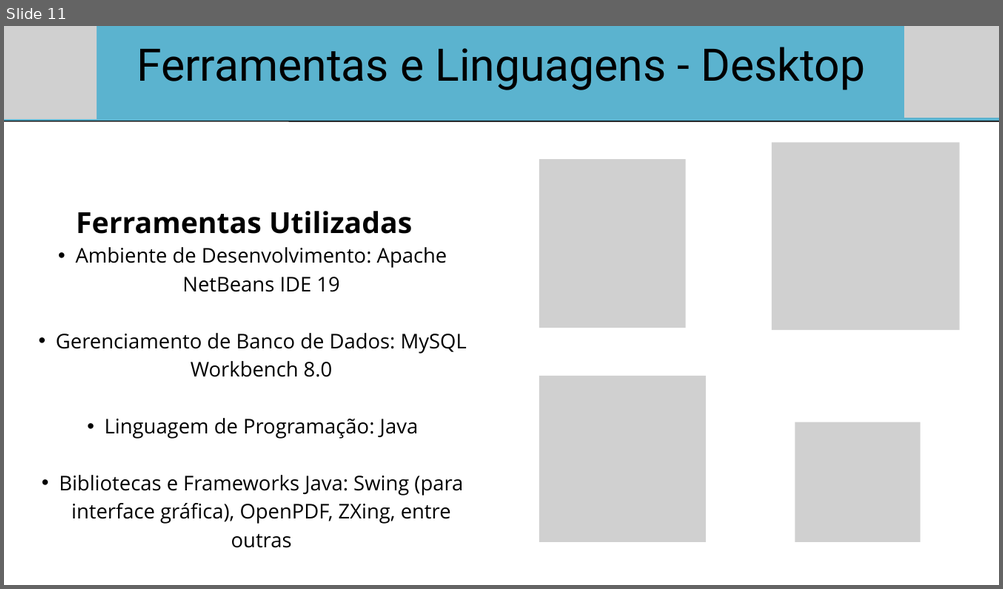
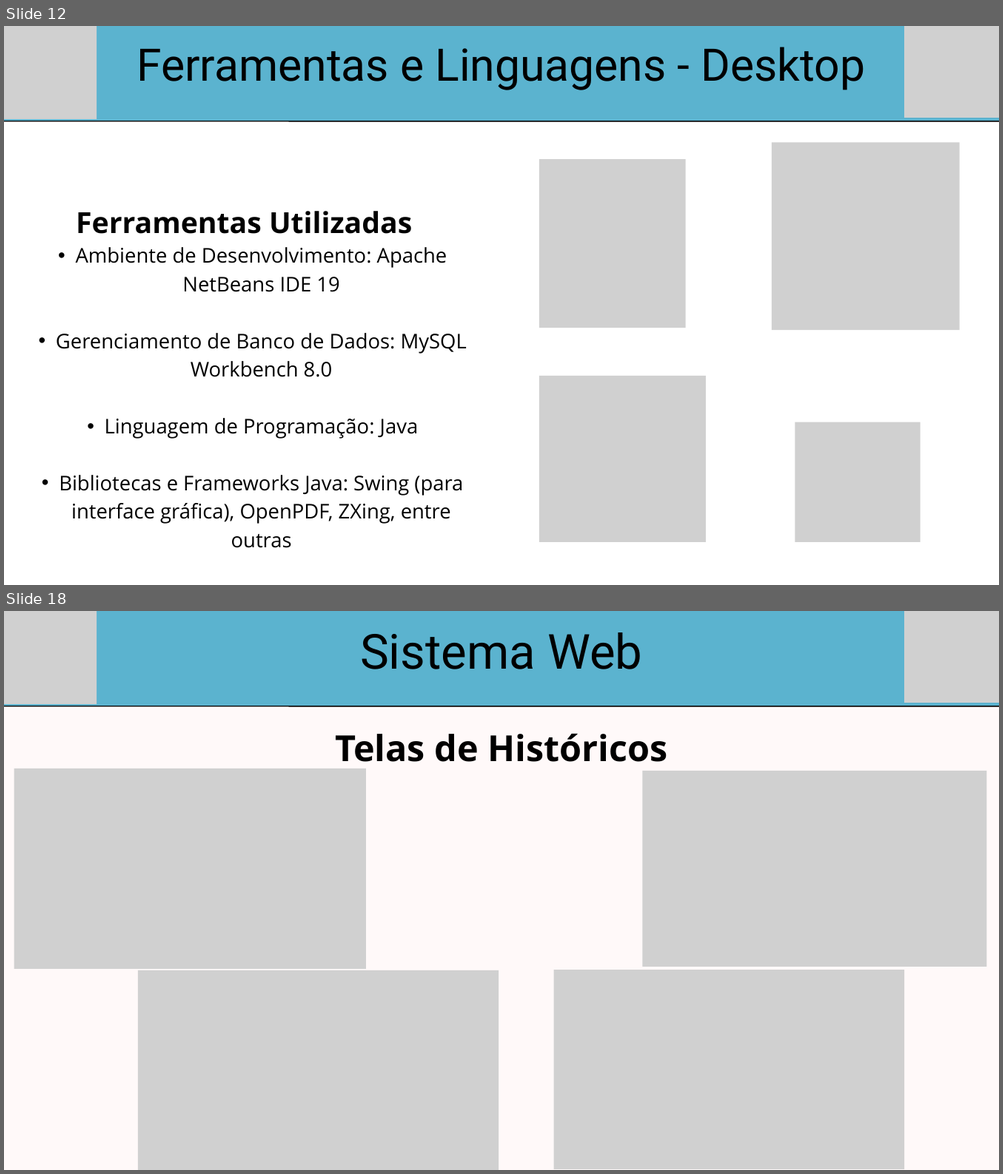
Before and after one commit to Bandclay-j/projeto_integrador_telemedicina, a slide deck: documentacao/TeleMedicina.pptx. Shown one above the other, each under a label of ours: slide 11 before the commit, slides 12 and 18 after it; the slides between them are not shown. The pictures are 1003x589 and 1003x1174 pixels, drawn with LibreOffice and Linux fonts; fonts in the diff are those of the drawing; grey boxes stand for pictures. Boxes give left, top, right and bottom in pixels: in the first picture for what was removed or moved away, otherwise in the second. Text is boxed around its words. In the diff, an @@ line names an element or a change of style, - is before the commit and + after.

```diff
--- a/documentacao/TeleMedicina.pptx
+++ b/documentacao/TeleMedicina.pptx
@@ slide 18 added at bbox=[4, 611, 999, 1170], background #FFF9F9 @@
@@ freeform shape added at bbox=[4, 611, 999, 706], fill #5BB3CF @@
@@ picture added at bbox=[4, 611, 96, 704] @@
@@ text added at bbox=[360, 632, 642, 669], 70 pt, text #000000 @@
+Sistema Web
@@ picture added at bbox=[904, 611, 999, 703] @@
@@ line added from (4, 706) to (999, 706), #000000 1.5 pt @@
@@ text added at bbox=[335, 733, 667, 771], 52 pt, text #000000, bold @@
+Telas de Históricos
@@ picture added at bbox=[14, 769, 366, 969] @@
@@ picture added at bbox=[642, 771, 986, 966] @@
@@ picture added at bbox=[138, 971, 498, 1170] @@
@@ picture added at bbox=[554, 970, 904, 1170] @@
@@ what was slide 11 is now slide 12 @@
```
Also in this commit, not shown: 6 slides changed, 9 other slides added.
